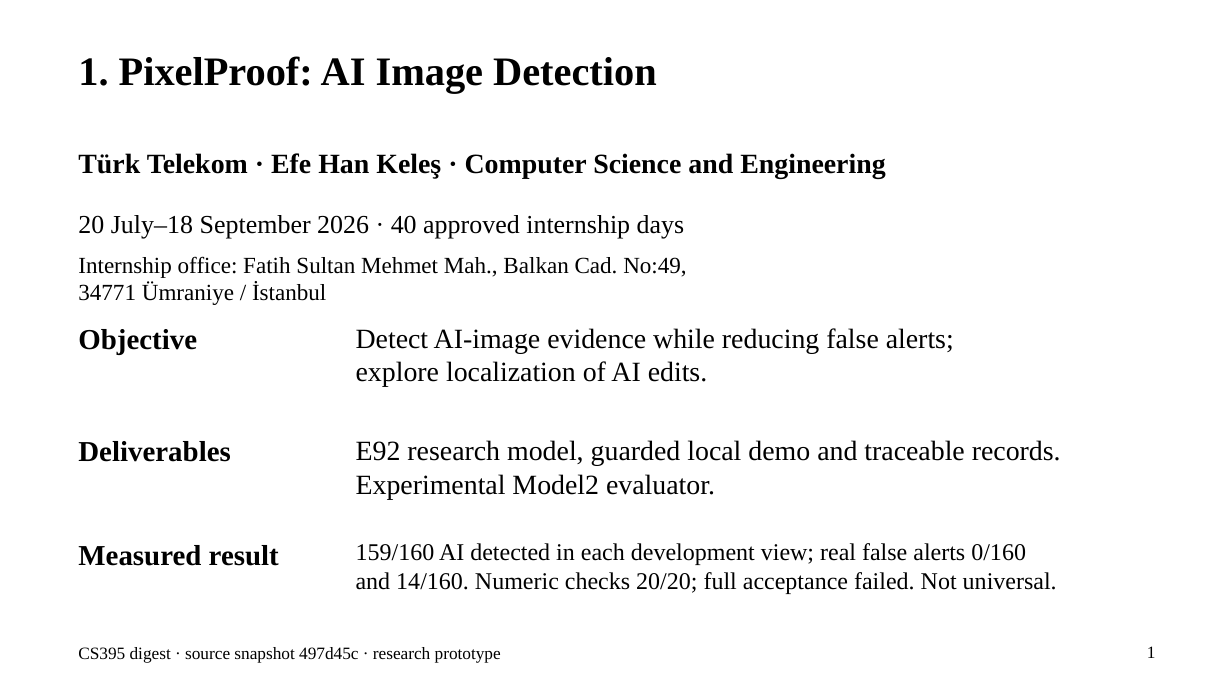
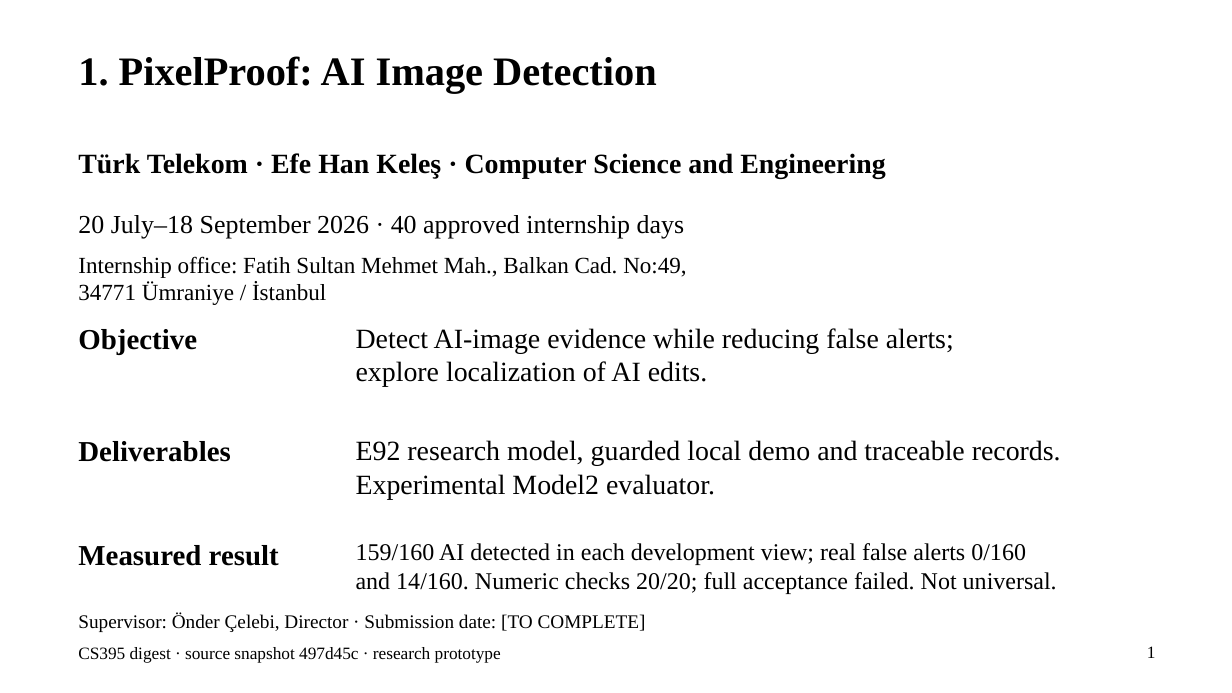
Before and after one commit to EfeHanKeles346/ai-image-detector, a slide deck: slide 1 of rapor/final_2026/deliverables/CS395_Digest_EfeHan_Keles_25September2026.pptx. Drawn at 1232x693 pixels with LibreOffice and Linux fonts; fonts in the diff are those of the drawing. Boxes give left, top, right and bottom in pixels: in the first picture for what was removed or moved away, otherwise in the second. Text is boxed around its words. In the diff, an @@ line names an element or a change of style, - is before the commit and + after.

Commit message:
docs: confirm supervisor title and defer submission dates

```diff
--- a/rapor/final_2026/deliverables/CS395_Digest_EfeHan_Keles_25September2026.pptx
+++ b/rapor/final_2026/deliverables/CS395_Digest_EfeHan_Keles_25September2026.pptx
@@ text added at (x1=78, y1=613, x2=646, y2=632), 15 pt, text #000000 @@
+Supervisor: Önder Çelebi, Director · Submission date: [TO COMPLETE]
```
Also in this commit, not shown: 20 other files.
